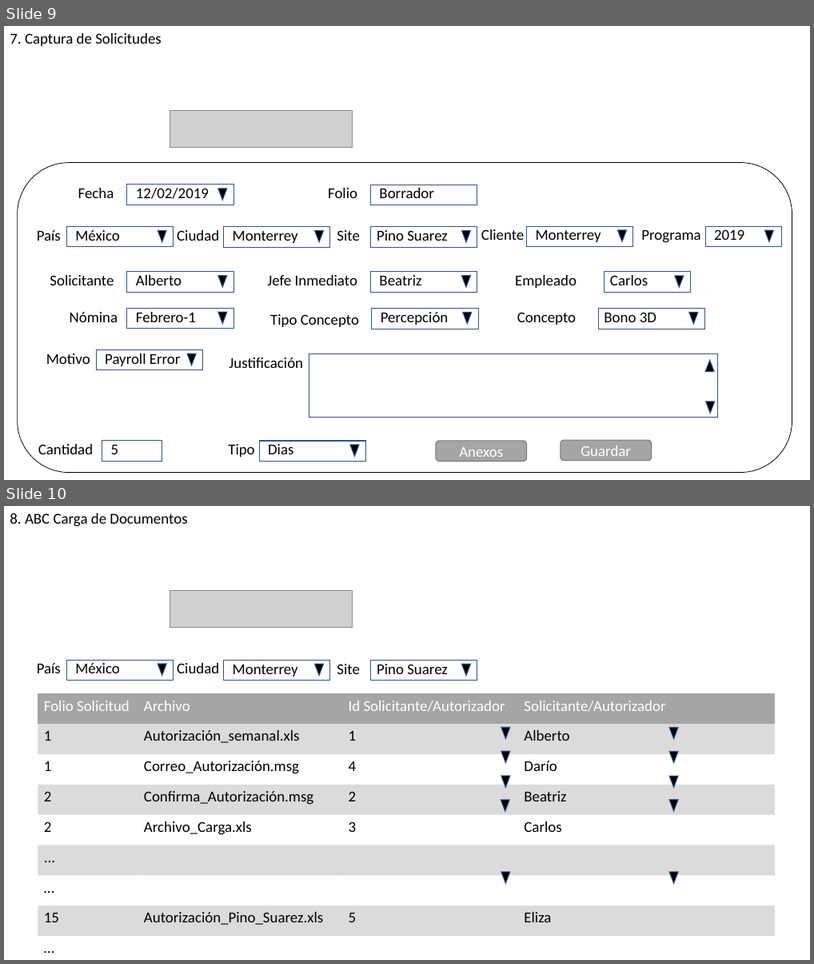
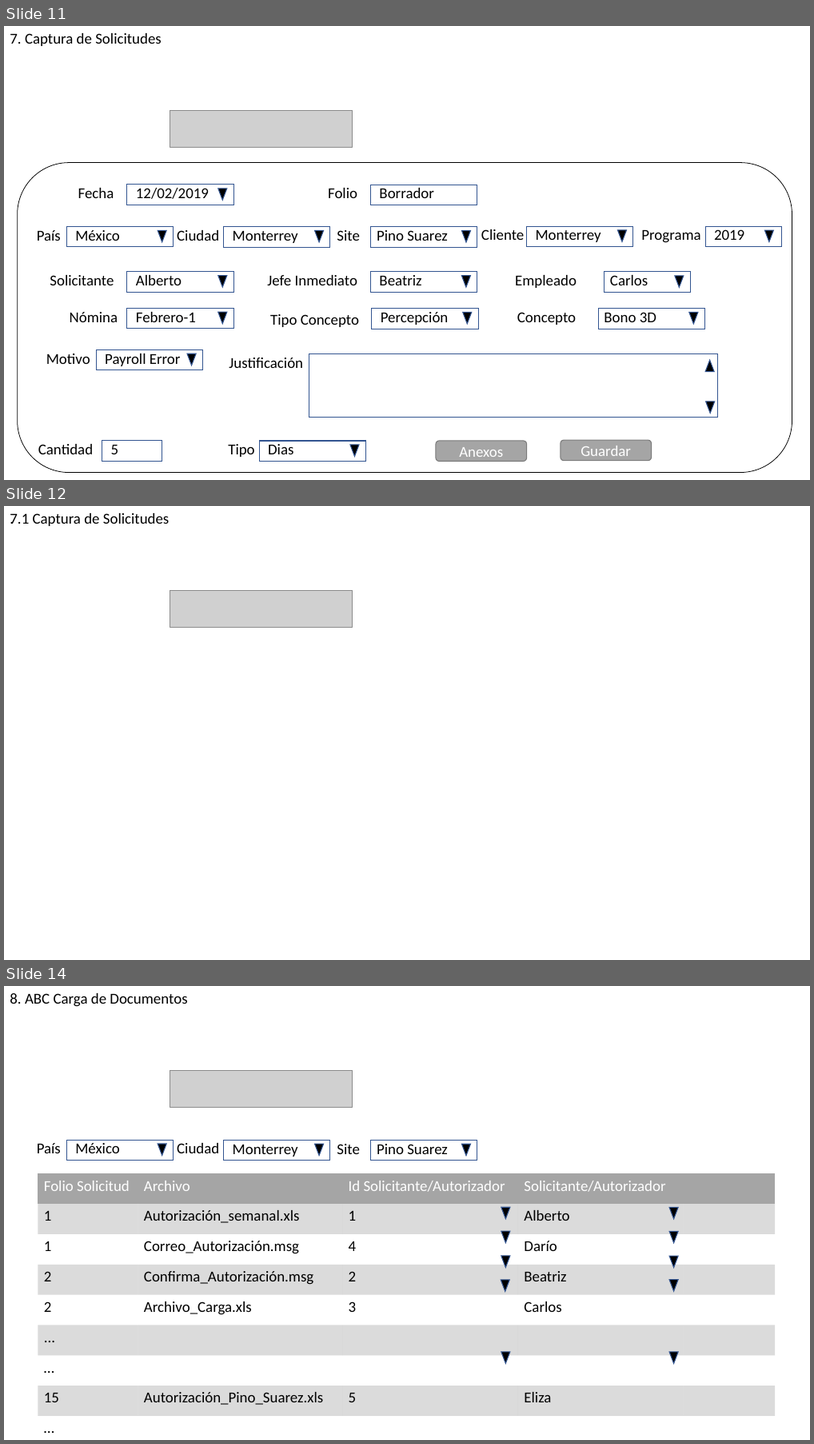
Before and after one commit to jas12345/ASN, a slide deck: Documentos/Prototipos ASN.odp. Shown one above the other, each under a label of ours: slides 9 and 10 before the commit, slides 11, 12 and 14 after it; the slides between them are not shown. The pictures are 814x964 and 814x1444 pixels, drawn with LibreOffice and Linux fonts; fonts in the diff are those of the drawing; grey boxes stand for pictures. Boxes give left, top, right and bottom in pixels: in the first picture for what was removed or moved away, otherwise in the second. Text is boxed around its words. In the diff, an @@ line names an element or a change of style, - is before the commit and + after.

```diff
--- a/Documentos/Prototipos ASN.odp
+++ b/Documentos/Prototipos ASN.odp
@@ slide 12 added at (4, 506, 810, 960), background #FFFFFF @@
@@ text added at (4, 506, 306, 530), 18 pt, text #000000 @@
+.
@@ text added at (10, 513, 169, 526), 18 pt, text #000000 @@
+7.1 Captura de Solicitudes
@@ picture added at (170, 590, 353, 626) @@
@@ what was slide 9 is now slide 11 @@
@@ what was slide 10 is now slide 14 @@
```
Also in this commit, not shown: 2 slides changed, 4 other slides added, 6 other files.
